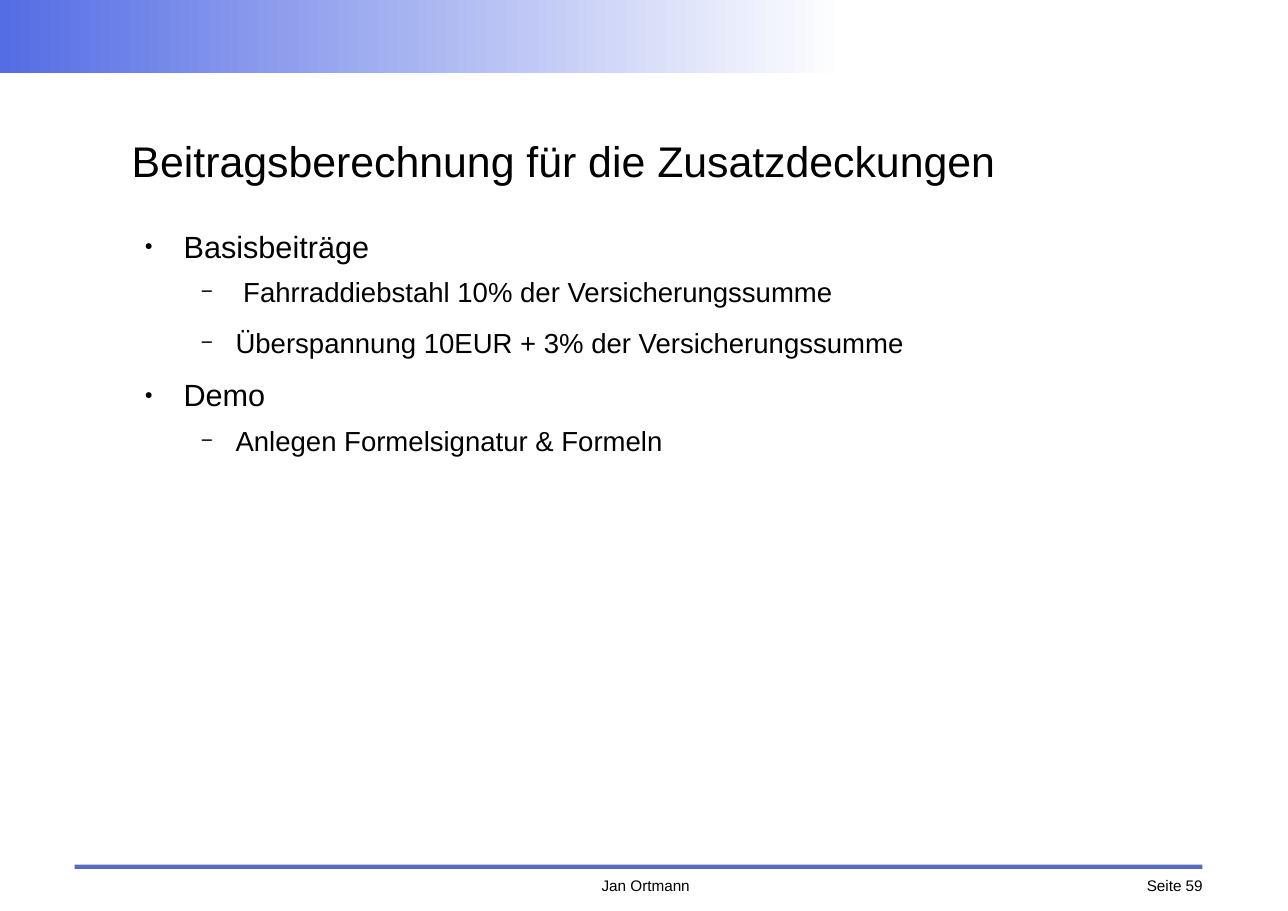
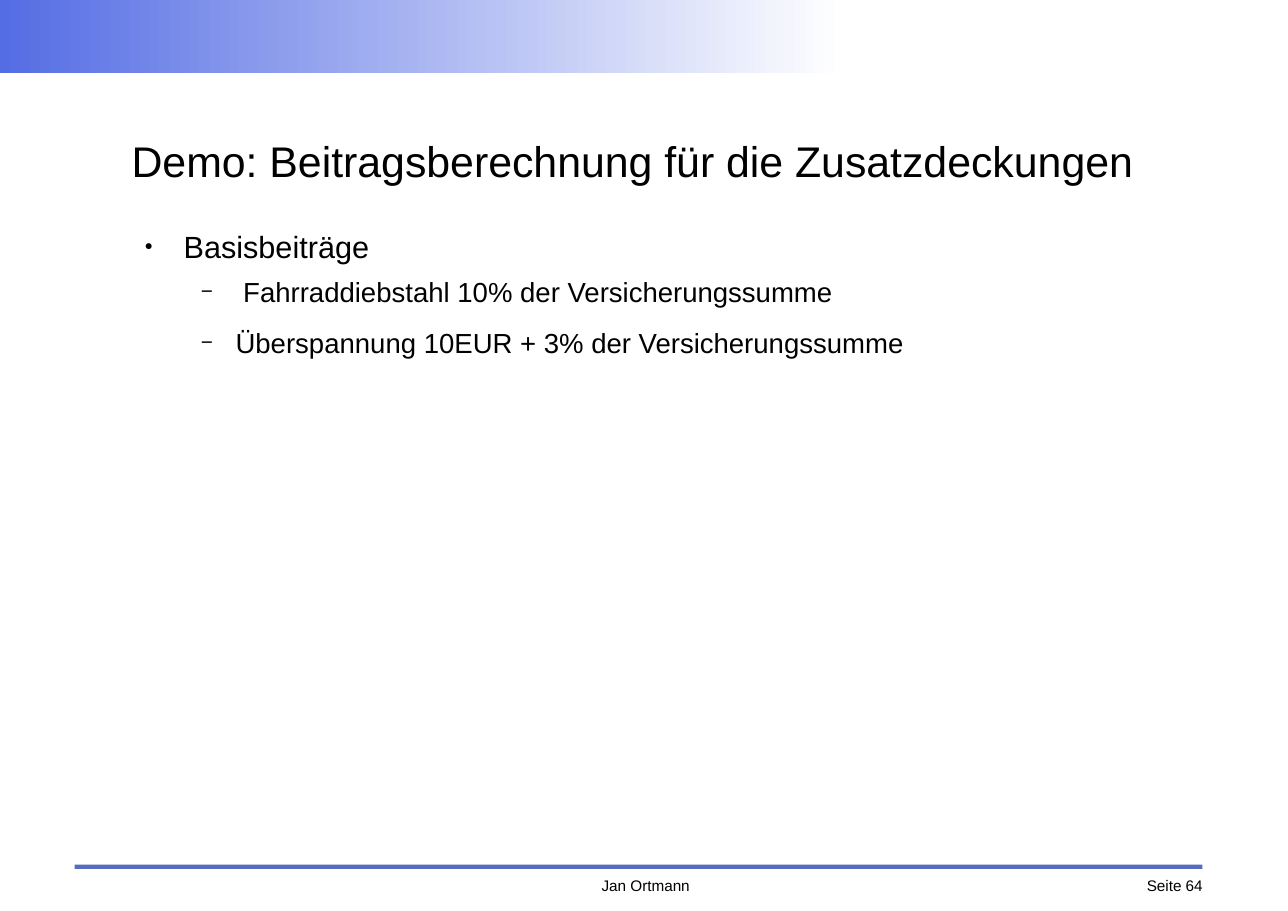
Before and after one commit to faktorips/faktorips.base, a slide deck: slide 64 of org.faktorips.doc/schulung/anwendungsentwicklung/FaktorIPS-Schulung.odp (slide 59 before the commit). Drawn at 1288x911 pixels with LibreOffice and Linux fonts; fonts in the diff are those of the drawing; background and template pictures are left out. Boxes give left, top, right and bottom in pixels: in the first picture for what was removed or moved away, otherwise in the second. Text is boxed around its words. In the diff, an @@ line names an element or a change of style, - is before the commit and + after.

```diff
--- a/org.faktorips.doc/schulung/anwendungsentwicklung/FaktorIPS-Schulung.odp
+++ b/org.faktorips.doc/schulung/anwendungsentwicklung/FaktorIPS-Schulung.odp
@@ title at bbox=[132, 146, 1133, 186]: text changed @@
-Beitragsberechnung für die Zusatzdeckungen
+Demo: Beitragsberechnung für die Zusatzdeckungen
@@ text at bbox=[184, 385, 662, 457]: paragraphs removed @@
-● Demo
-  − Anlegen Formelsignatur & Formeln
@@ page number at bbox=[1147, 880, 1203, 891]: text changed @@
-Seite 59
+Seite 64
```
Also in this commit, not shown: 13 other slides changed, 13 slides added, 5 slides removed, 18 other files.
